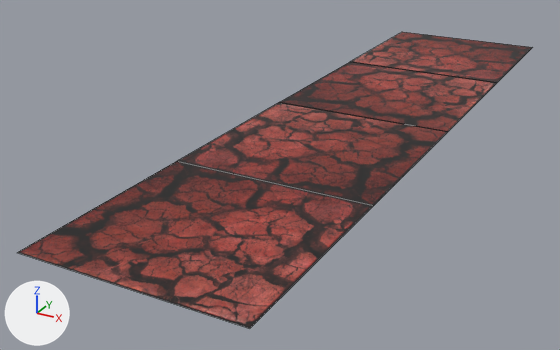
An edit to the FBX model models/ExplodedLine2.fbx, drawn before and after from the same camera.
The view is the same before and after, from a camera (50 mm lens) standing at (3.44, -13.65, 3.1) and looking at (-0.67, -6.18, -0.64). Arrows for +X, +Y and +Z are at lower left; the lights stay in place. Mesh edges are drawn as thin lines. Where no turn or scale is listed for an object, it has been applied to the vertices.
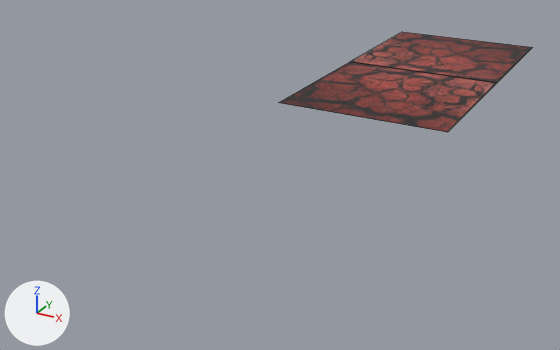
The edits, one by one:
me_mesh has 4 vertices, 1 face and spans x -1.1..1.1, y -1.1..1.1, z 0.0.
Part 1, on me_mesh:
Vertex 0 of me_mesh moves from (-1.1, -1.1, 0.0) to (-100.19, 0.0, 100.19).
Vertex 1 of me_mesh moves from (1.1, -1.1, 0.0) to (100.19, 0.0, 100.19).
Vertex 2 of me_mesh moves from (-1.1, 1.1, 0.0) to (-100.19, 0.0, -100.19).
Vertex 3 of me_mesh moves from (1.1, 1.1, 0.0) to (100.19, 0.0, -100.19).
Object 'pPlane7' (ob_pplane7) is deleted.
Object 'pPlane6' (ob_pplane6) now shows me_mesh instead of me_mesh_001.
Object 'pPlane5' (ob_pplane5) is deleted.

Where the change shows, as pixel boxes (x1, y1, x2, y2) in the pictures (560 x 350 px; the box of a moved part takes in the faces that stretch with it):
'pPlane5', deleted (brown): before (17, 161, 373, 328)
'pPlane7', deleted (brown): before (178, 103, 447, 206)
part 1 of me_mesh, moved or reshaped: before (17, 161, 373, 328); after (350, 32, 533, 83)
